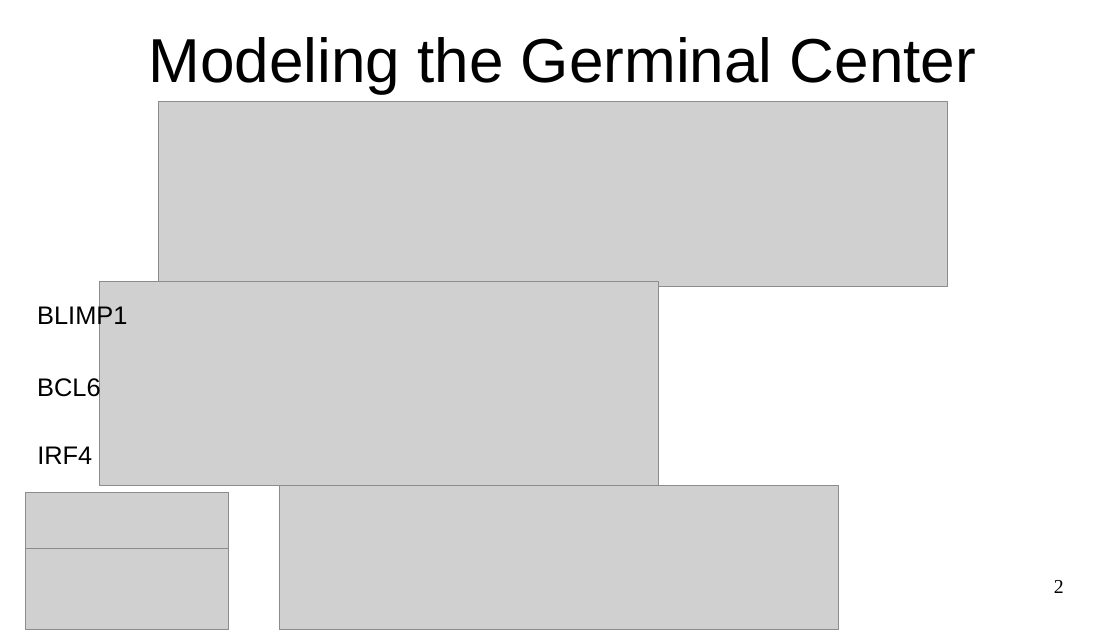
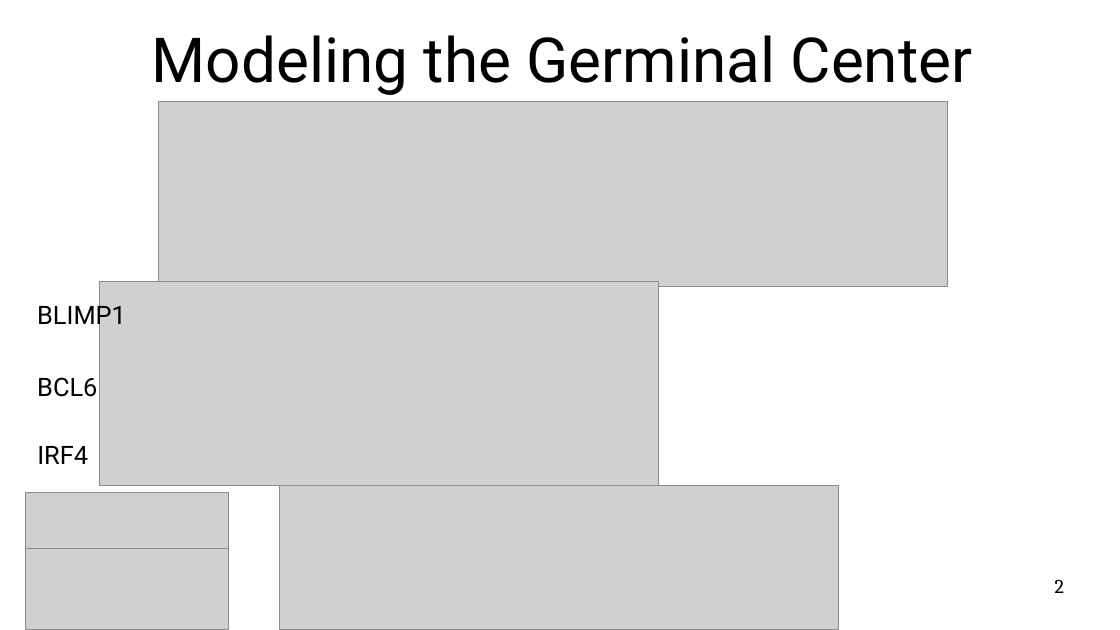
Before and after one commit to jfdev001/PlasmaCellDiff, a slide deck: slide 2 of pptx/JaredFrazier_Group1_Modelling.pptx. Drawn at 1120x630 pixels with LibreOffice and Linux fonts; fonts in the diff are those of the drawing; grey boxes stand for pictures. Boxes give left, top, right and bottom in pixels: in the first picture for what was removed or moved away, otherwise in the second. Text is boxed around its words. In the diff, an @@ line names an element or a change of style, - is before the commit and + after.

```diff
--- a/pptx/JaredFrazier_Group1_Modelling.pptx
+++ b/pptx/JaredFrazier_Group1_Modelling.pptx
@@ title "Modeling the Germinal Center" at box(152, 35, 973, 95): font Arial to Roboto, highlight none to #000000 @@
@@ font Arial to Roboto in 3 elements at box(37, 301, 126, 330), box(37, 377, 97, 397), box(37, 446, 88, 464) @@
@@ page number at box(1055, 579, 1064, 593): font Times New Roman to Cambria @@
```
Also in this commit, not shown: 7 other slides changed.
